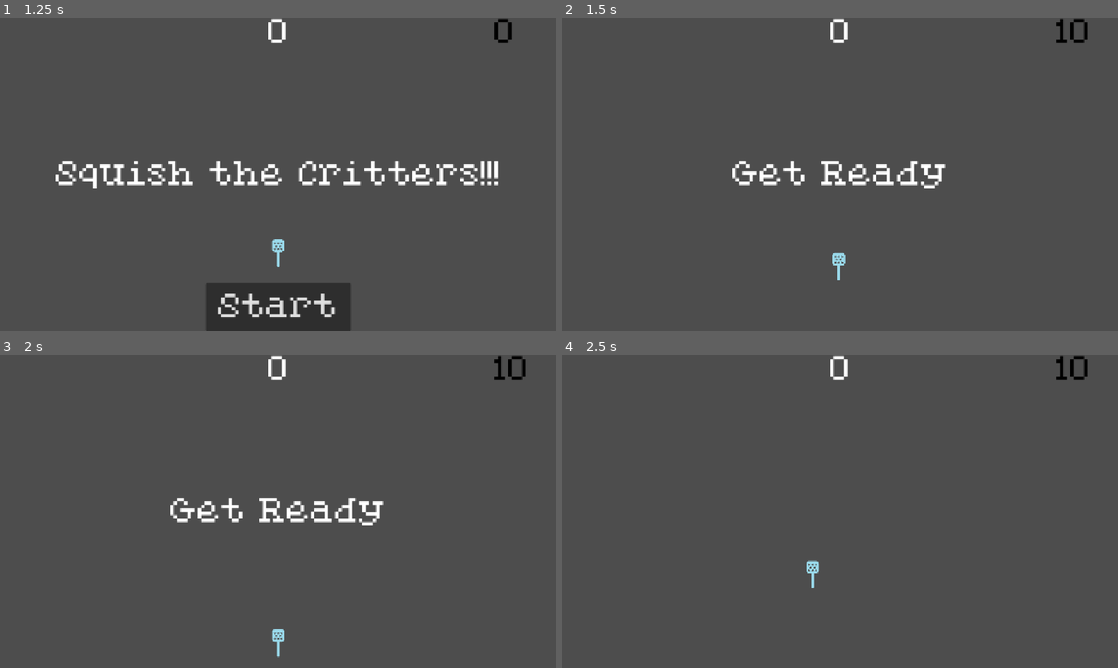
Above: before the commit, frames 1-4 (two rows, left to right).
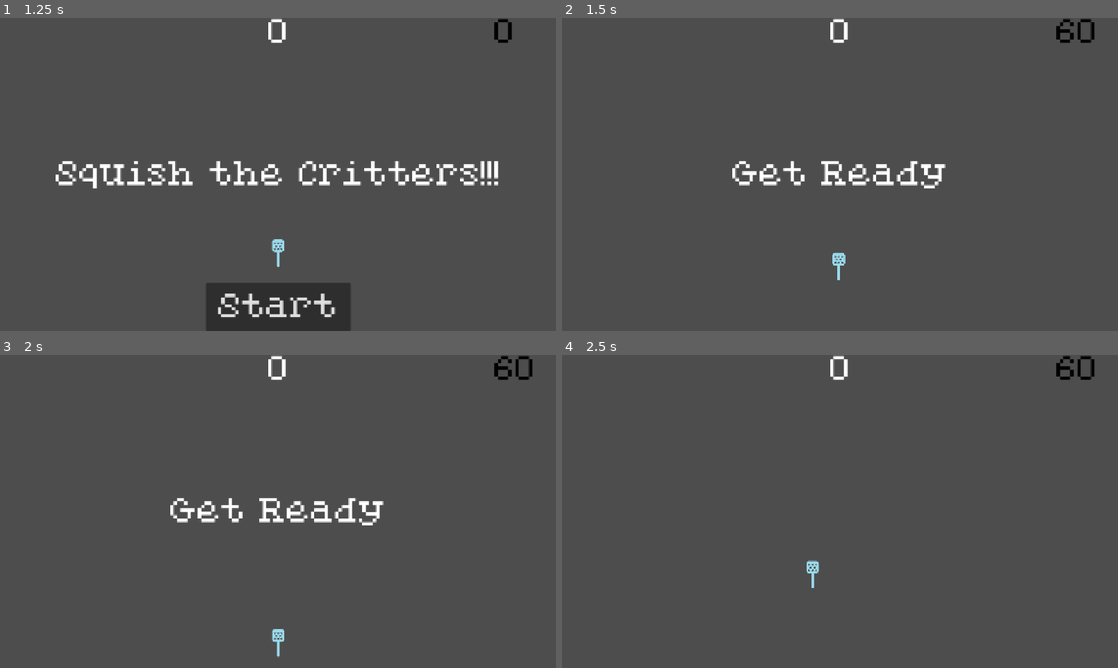
Above: after the commit, the same moments.

Repository: Evenwood/godotgamejame84
Game: Godot game, scene res://gui/title.tscn
The game is run twice, just before and just after one commit, with the same random seed, the same clock (stepped at 60 frames per second) and the same inputs.
Inputs (mouse positions are in pixels of both pictures, inside the frame that each line leads up to):
- Up to frame 1 (1.25 s): click "Start" at 0.5 s
- Up to frame 2 (1.5 s): click "Start" at 1.25 s
- Up to frame 3 (2 s): no input
- Up to frame 4 (2.5 s): tap Enter at 2 s; move the mouse to (812, 574) at 2.02 s; right-click (812, 574) at 2.1 s; click (812, 574) at 2.3 s

Frame 1 is identical in both runs. In frame 2, 0.3% of the frame differs, in the area x 88-96%, y 0-8%; in frame 3, 0.3%; in frame 4, 0.3%.

Commit message:
Added critical hits, which scale with luck

Diff:
--- a/gamejam84/core.gd
+++ b/gamejam84/core.gd
@@ -1,7 +1,7 @@
 extends Node
 
 
-const TIME_LIMIT = 10
+const TIME_LIMIT = 60
 const MAIN_MESSAGE = "Squish the Critters!!!"
 const TITLE = "CREEPY CRITTER SQUISHER"
 
--- a/gamejam84/gui/level.tscn
+++ b/gamejam84/gui/level.tscn
@@ -128,7 +128,7 @@
 layout_mode = 2
 theme_override_fonts/font = ExtResource("2_sodym")
 theme_override_font_sizes/font_size = 40
-text = "Increasing your luck will lead to more frequent power-ups!"
+text = "Increasing your luck will lead to more frequent power-ups and critical hits!"
 horizontal_alignment = 1
 vertical_alignment = 1
 autowrap_mode = 3
--- a/gamejam84/main.gd
+++ b/gamejam84/main.gd
@@ -192,6 +192,14 @@
 	$HUD.update_score(score)
 
 
+func calc_crit() -> bool:
+	var crit_chance = randi_range(0, 100)
+	if(crit_chance <= Core.luck_increase):
+		print("CRITICAL HIT!!!")
+		return true
+	else:
+		return false
+
 func _on_score_timer_timeout() -> void:
 	time += 1
 	Core.time_elapsed += 1
@@ -214,7 +222,14 @@
 	_do_swat(critter, damage)
 
 func _do_swat(critter, damage):
-	if critter.get_swatted(damage):
+	var is_critical_hit = calc_crit()
+
+	if(is_critical_hit):
+		damage *= (2 + (Core.luck_increase) / 3)
+
+	if (critter.get_swatted(damage) && is_critical_hit):
+		_show_floating_value(damage, critter.global_position, Color.YELLOW)
+	elif critter.get_swatted(damage):
 		_show_floating_value(damage, critter.global_position, Color.RED)
 
 	if critter.HP <= 0:
